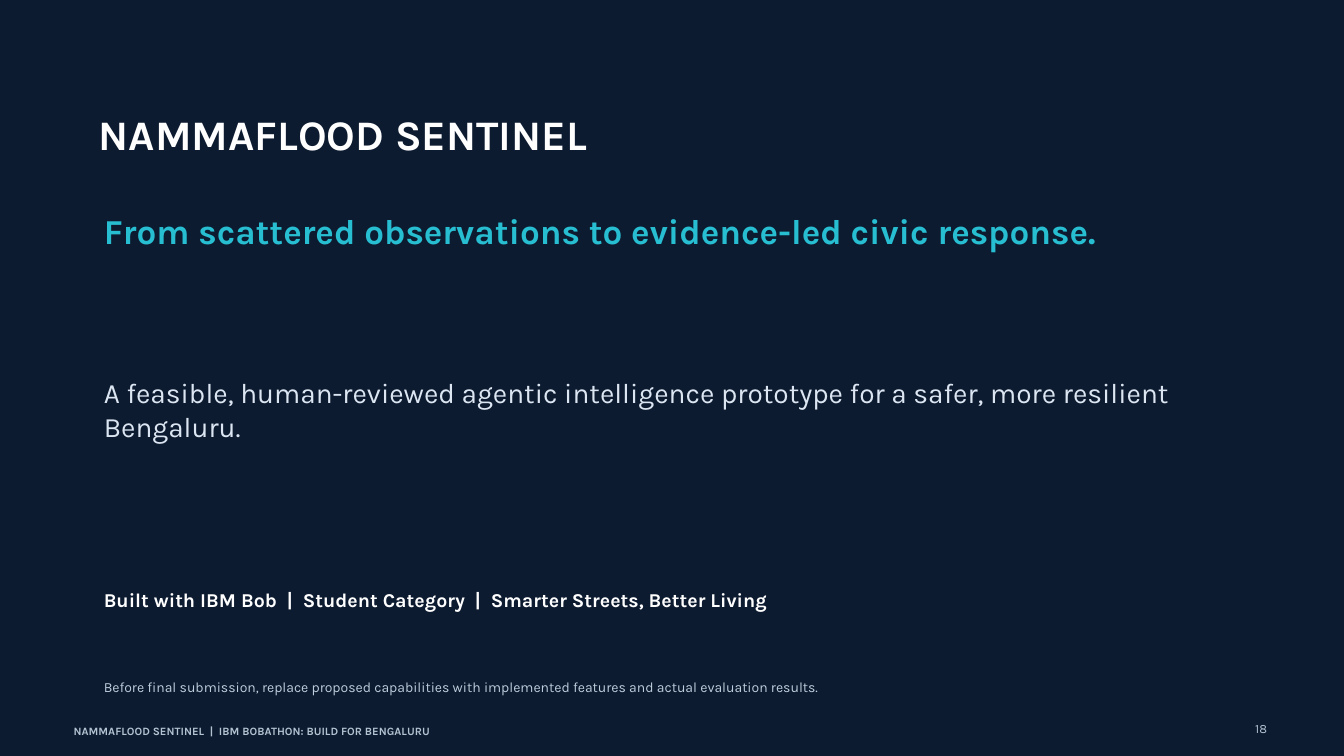
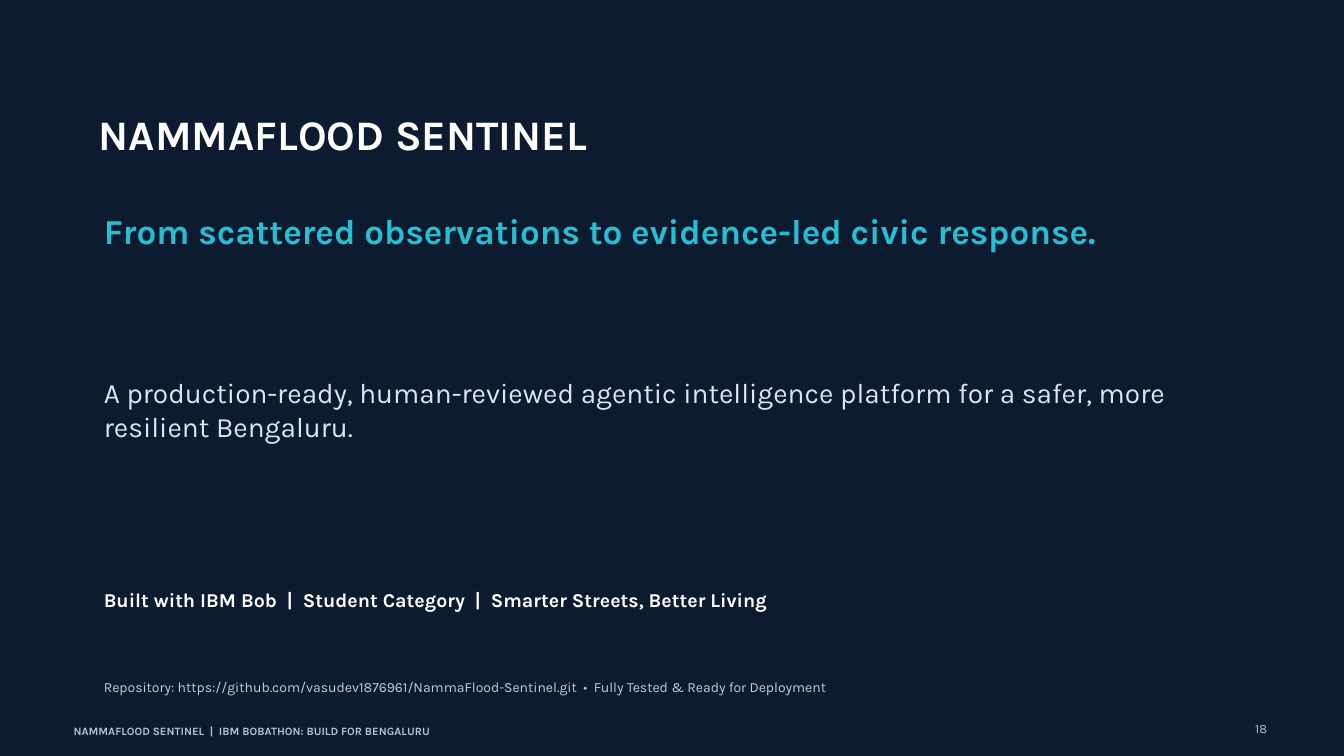
Before and after one commit to vasudev1876961/NammaFlood-Sentinel, a slide deck: slide 18 of artifacts/demo/NammaFlood_Sentinel_IBM_Bobathon_Submission.pptx. Drawn at 1344x756 pixels with LibreOffice and Linux fonts; fonts in the diff are those of the drawing. Boxes give left, top, right and bottom in pixels: in the first picture for what was removed or moved away, otherwise in the second. Text is boxed around its words. In the diff, an @@ line names an element or a change of style, - is before the commit and + after.

Commit message:
docs: sync finalized presentation deck to artifacts/demo

```diff
--- a/artifacts/demo/NammaFlood_Sentinel_IBM_Bobathon_Submission.pptx
+++ b/artifacts/demo/NammaFlood_Sentinel_IBM_Bobathon_Submission.pptx
@@ text at bbox=[104, 383, 1165, 444]: text changed @@
-A feasible, human-reviewed agentic intelligence prototype for a safer, more resilient Bengaluru.
+A production-ready, human-reviewed agentic intelligence platform for a safer, more resilient Bengaluru.
@@ text at bbox=[104, 682, 826, 696]: text changed @@
-Before final submission, replace proposed capabilities with implemented features and actual evaluation results.
+Repository: https://github.com/vasudev1876961/NammaFlood-Sentinel.git • Fully Tested & Ready for Deployment
```
Also in this commit, not shown: 12 other slides changed.
